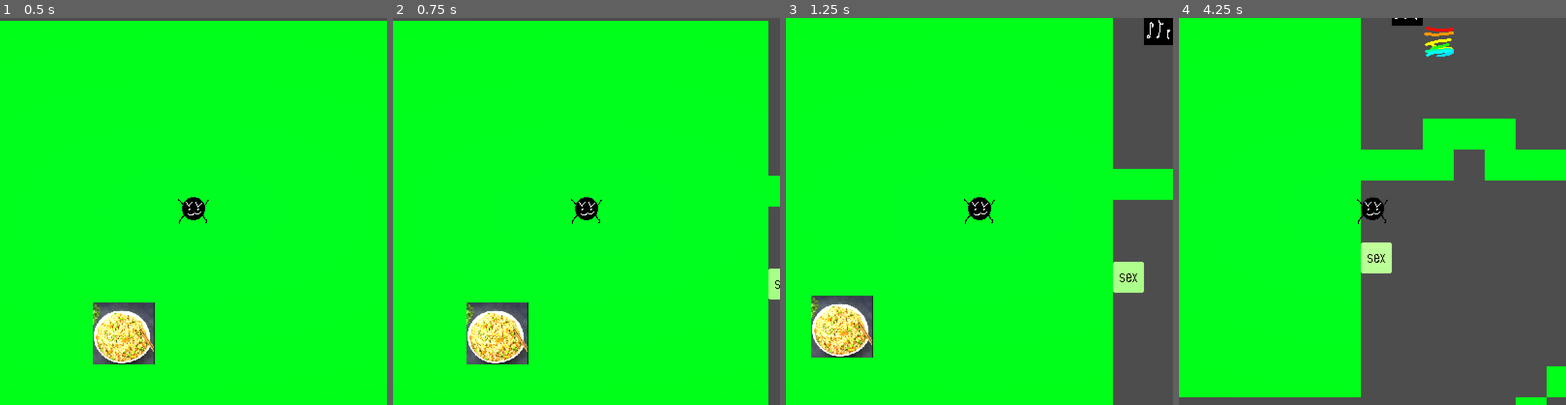
Above: before the commit, frames 1-4 (left to right).
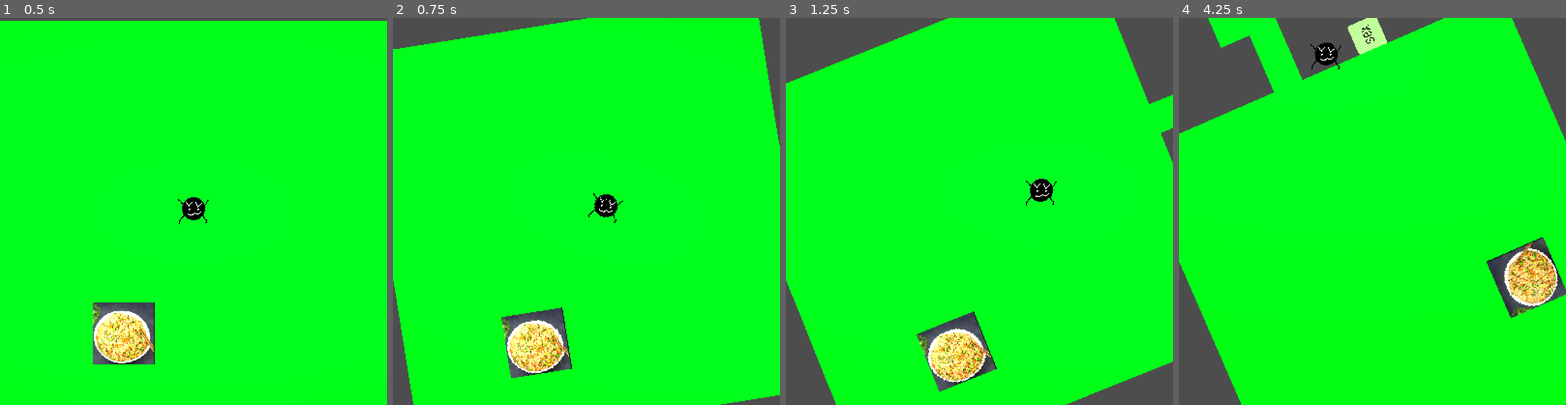
Above: after the commit, the same moments.

Repository: snailmusic/AMAZINGRPG
Game: Godot game, scene res://meow.tscn
The game is run twice, just before and just after one commit, with the same random seed, the same clock (stepped at 60 frames per second) and the same inputs.
Inputs:
- Up to frame 1 (0.5 s): no input
- Up to frame 2 (0.75 s): tap Enter at 0.5 s; hold Right (ui_right) from 0.53 s (still down); tap J at 0.6 s
- Up to frame 3 (1.25 s): keep holding Right (ui_right); tap Up (ui_up) at 0.77 s
- Up to frame 4 (4.25 s): tap J every 0.75 s from 1.35 to 3.6 s; tap Up (ui_up) at 1.52, 3.02, 3.77 s; release Right (ui_right) at 2.03 s; hold Left (ui_left) 2.03-2.78 s; hold Right (ui_right) from 2.78 s (still down)

Frame 1 is identical in both runs. In frame 2, 10% of the frame differs, in the area x 0-100%, y 0-100%; in frame 3, 23%; in frame 4, 54%.

Commit message:
i forgot meow imjust kitty!!!

Diff:
--- a/My Beautiful Boy.tscn
+++ b/My Beautiful Boy.tscn
@@ -44,3 +44,11 @@
 shape = SubResource("CircleShape2D_uniwj")
 
 [node name="Camera2D" type="Camera2D" parent="." unique_id=861893371]
+ignore_rotation = false
+position_smoothing_enabled = true
+position_smoothing_speed = 0.165
+rotation_smoothing_enabled = true
+drag_left_margin = 0.0
+drag_top_margin = 0.0
+drag_right_margin = 0.0
+drag_bottom_margin = 0.0
--- a/meow.tscn
+++ b/meow.tscn
@@ -98,7 +98,7 @@
 
 [node name="Layer1" type="TileMapLayer" parent="TileMap" unique_id=1284305986]
 use_parent_material = true
-tile_map_data = PackedByteArray("AAAAAAAAAAAAAAAAAAAAAAEAAAA …(5472 unchanged characters)… AAAAAAAAnAO7/AAAAAAAAAAAoAO7/AAAAAAAAAAA=")
+tile_map_data = PackedByteArray("AAAAAAAAAAAAAAAAAAAAAAEAAAA …(5472 unchanged characters)… AAAAAAAAnAO7/AAAAAAAAAAAoAO7/AAAAAAAAAAASAAcAAAADAAMAAAA=")
 tile_set = SubResource("TileSet_kjqjv")
 
 [node name="CharacterBody2D" parent="." unique_id=1730071402 instance=ExtResource("3_dg4gj")]
--- a/my_beautiful_boy.gd
+++ b/my_beautiful_boy.gd
@@ -22,3 +22,9 @@
 	velocity.y = direction_y * SPEED * modifier
 
 	move_and_slide()
+
+func _input(event: InputEvent) -> void:
+	if event is InputEventKey:
+		if event.keycode == KEY_J:
+			rotate(0.2)
+			#$Camera2D.rotate(0.2)
Binary file added: gfx/SLENDERMAN.png
Not shown, added: gfx/SLENDERMAN.png.import
Binary file added: gfx/blockycat.png
Not shown, added: gfx/blockycat.png.import
Not shown, added: gfx/SLENDERMAN.pixi
Not shown, added: gfx/blockycat.pixi
